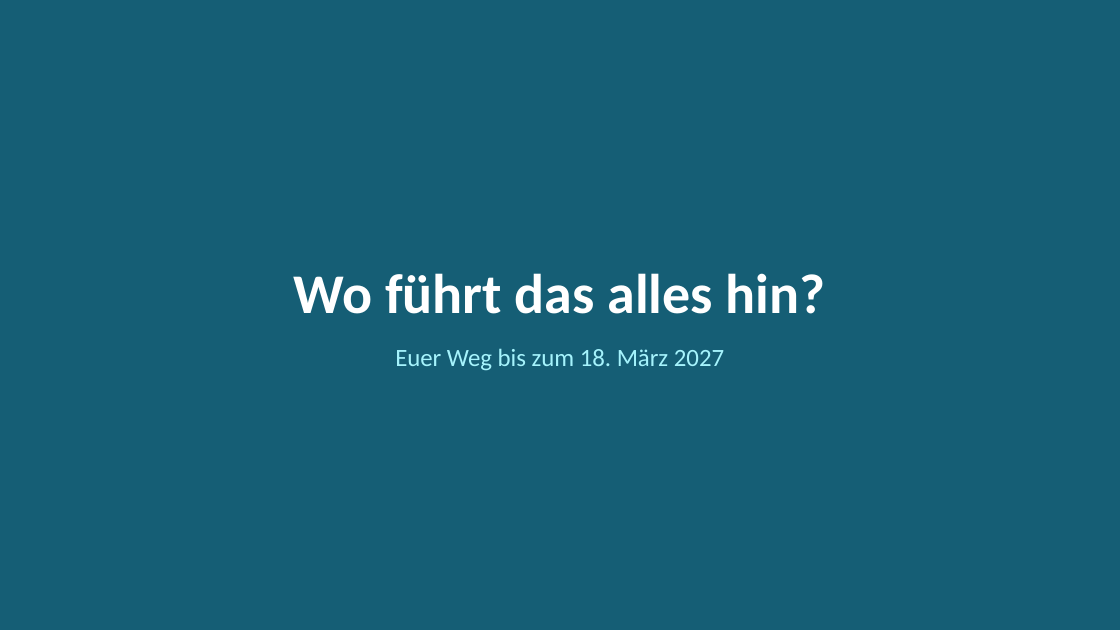
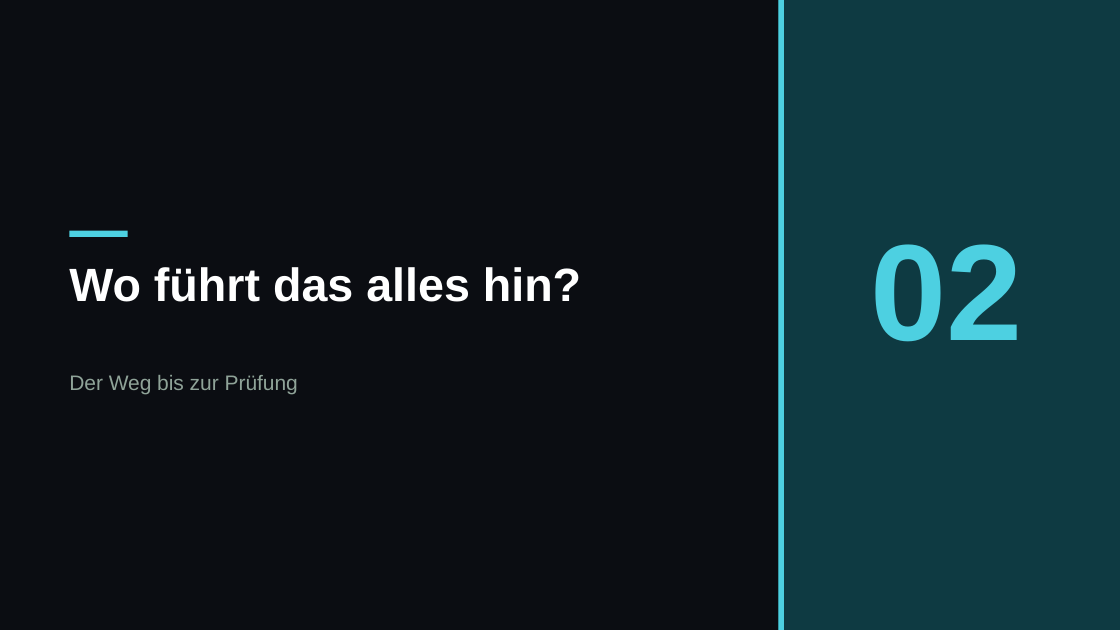
Before and after one commit to JacobMenge/kurs-unterlagen, a slide deck: slide 9 of folien/dist/00-orientierung.pptx. Drawn at 1120x630 pixels with LibreOffice and Linux fonts; fonts in the diff are those of the drawing. Boxes give left, top, right and bottom in pixels: in the first picture for what was removed or moved away, otherwise in the second. Text is boxed around its words. In the diff, an @@ line names an element or a change of style, - is before the commit and + after.

Commit message:
folien: dunkles design im terminal-look, themenfarben, kennzahlen und kapiteltrenner

```diff
--- a/folien/dist/00-orientierung.pptx
+++ b/folien/dist/00-orientierung.pptx
@@ background #155E75 to #0B0D12 @@
@@ rectangle added at bbox=[778, 0, 1120, 629], fill #0E3A42 @@
@@ rectangle added at bbox=[778, 0, 784, 629], fill #4DD0E1 @@
@@ rectangle added at bbox=[69, 231, 128, 237], fill #4DD0E1 @@
@@ text "Wo führt das alles hin?": place and size @@
-text "Wo führt das alles hin?" at bbox=[294, 273, 826, 314]
+text "Wo führt das alles hin?" at bbox=[69, 267, 581, 302]
@@ text "Wo führt das alles hin?" at bbox=[69, 267, 581, 302]: size 36 to 30 pt, font Calibri to Arial; alignment centre to left; vertical alignment middle to top @@
@@ text added at bbox=[870, 244, 1022, 342], 88 pt, text #4DD0E1, bold @@
+02
@@ text removed at bbox=[395, 349, 724, 370] @@
-Euer Weg bis zum 18. März 2027
@@ text added at bbox=[69, 375, 298, 395], 13.5 pt, text #8FA398 @@
+Der Weg bis zur Prüfung
```
Also in this commit, not shown: 22 other slides changed, 11 other files.
